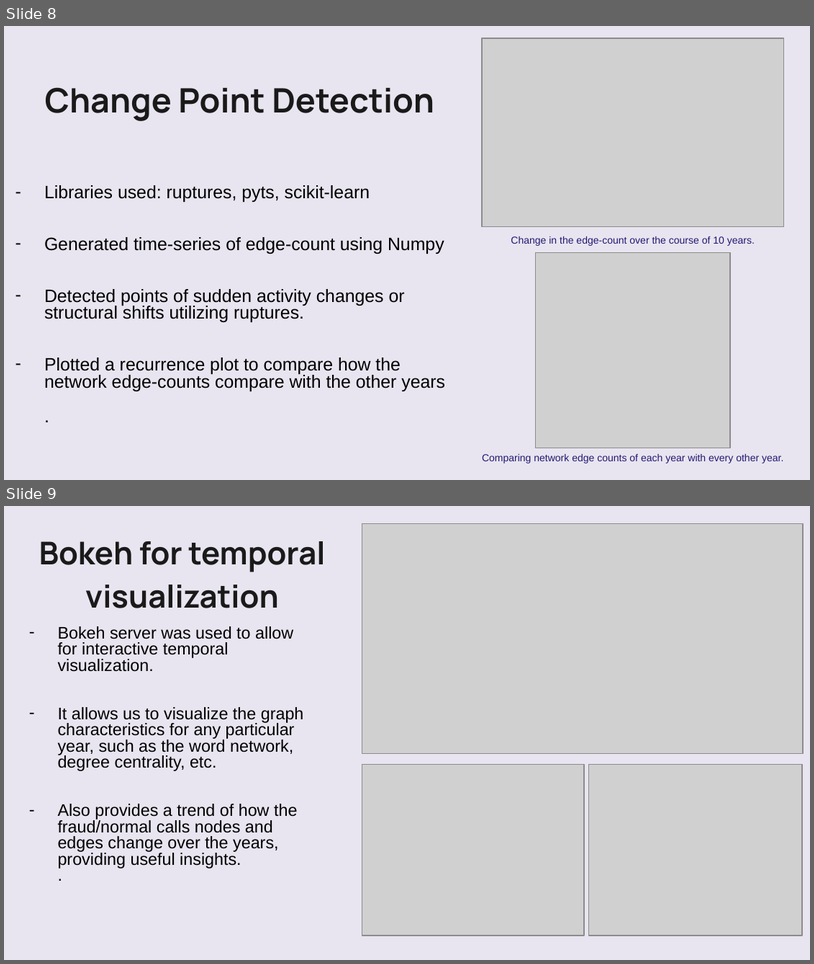
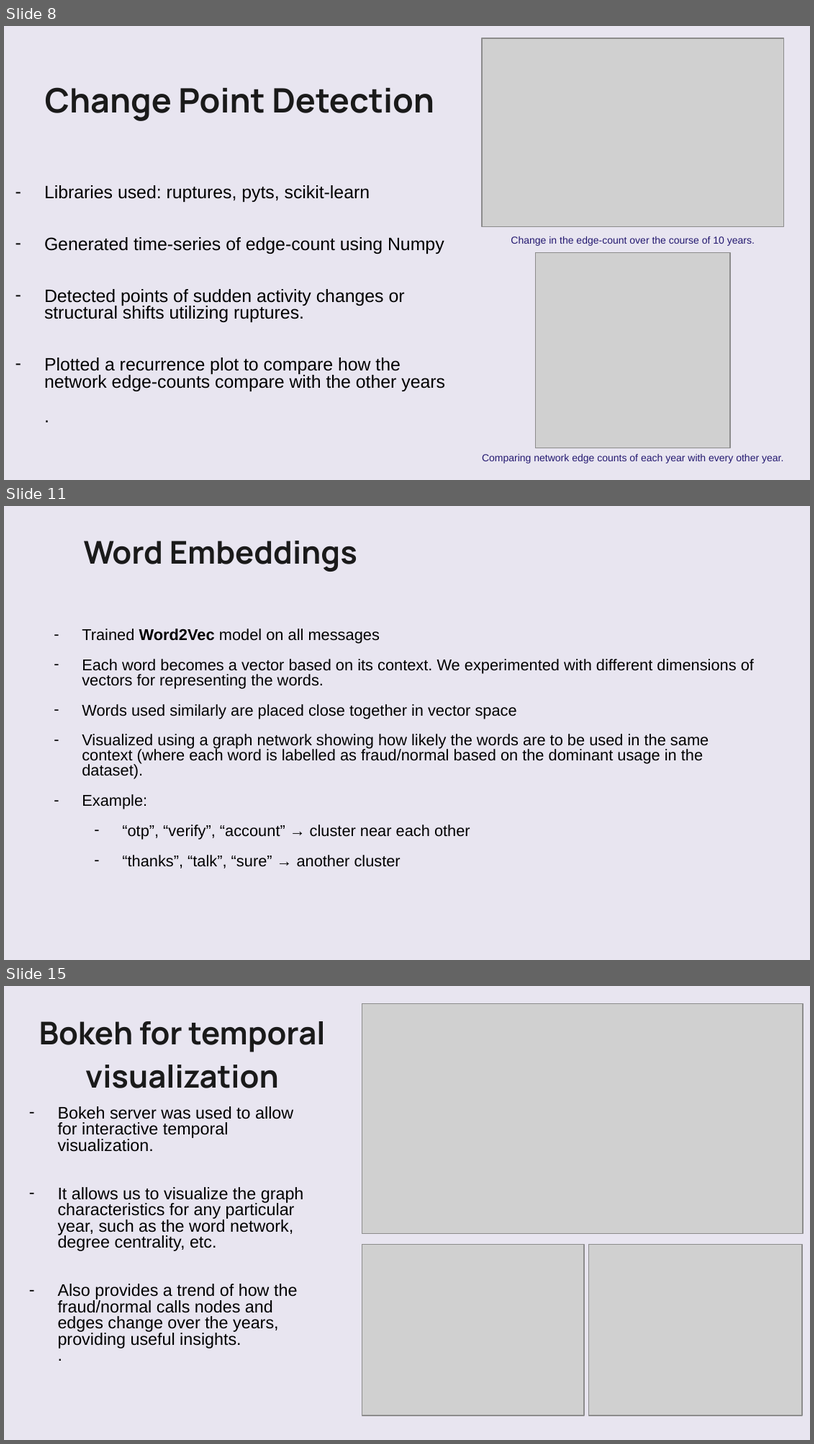
Before and after one commit to VatsalBhuva11/hoax-call-temporal-analysis, a slide deck: Group_16_SNA.pptx. Shown one above the other, each under a label of ours: slides 8 and 9 before the commit, slides 8, 11 and 15 after it; the slides between them are not shown. The pictures are 814x964 and 814x1444 pixels, drawn with LibreOffice and Linux fonts; fonts in the diff are those of the drawing; grey boxes stand for pictures; background and template pictures are left out. Boxes give left, top, right and bottom in pixels: in the first picture for what was removed or moved away, otherwise in the second. Text is boxed around its words. In the diff, an @@ line names an element or a change of style, - is before the commit and + after.

```diff
--- a/Group_16_SNA.pptx
+++ b/Group_16_SNA.pptx
@@ slide 11 added at (x1=4, y1=506, x2=810, y2=960), background picture (left out) @@
@@ freeform shape added at (x1=4, y1=506, x2=810, y2=960), fill #FAFAFA at 75% opacity @@
@@ text added at (x1=84, y1=541, x2=358, y2=572), 28 pt, text #1A1A1A, bold @@
+Word Embeddings
@@ subtitle added at (x1=82, y1=628, x2=754, y2=868), 14 pt, text #000000 @@
+– Trained Word2Vec model on all messages
+– Each word becomes a vector based on its context. We experimented with different dimensions of vectors for representing the words.
+– Words used similarly are placed close together in vector space
+– Visualized using a graph network showing how likely the words are to be used in the same context (where each word is labelled as fraud/normal based on the dominant usage in the dataset).
+– Example:
+– “otp”, “verify”, “account” → cluster near each other
+– “thanks”, “talk”, “sure” → another cluster
@@ what was slide 9 is now slide 15 @@
```
Also in this commit, not shown: 4 slides changed, 10 other slides added, 1 slide removed, 3 other files.
